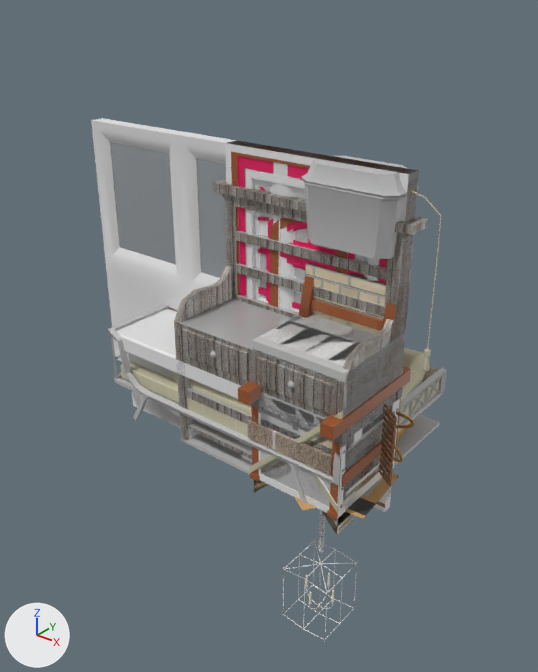
Two versions of the FBX model Assets/model/米店/米店.fbx, one commit apart.
One viewpoint serves both versions: a 50 mm camera at (3.39, -5.12, 4.47) aimed at (-1.12, 0.53, 0.97). Lighting does not change. The marker at lower left points along +X, +Y and +Z. Where no turn or scale is listed for an object, it has been applied to the vertices.

Names of what the first picture shows: '地磚', '床', '桌子1', '桌子2', '桌子3', '椅子1', '窗戶2', '窗戶4', '門1', '門2', '門3', '馬桶'.
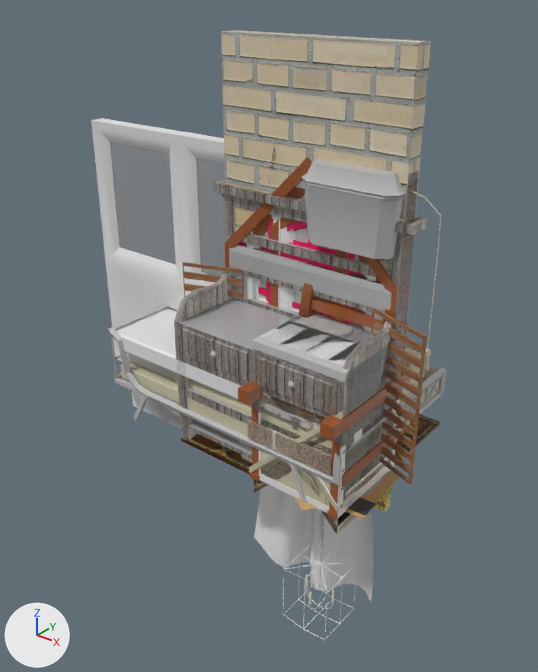
Where the newer file only moved an object's origin or applied its transform, the numbers keep the older frame.

The change, as a diff of the scene's bpy script:
```diff
--- a/Assets/model/米店/米店.fbx.py
+++ b/Assets/model/米店/米店.fbx.py
@@ img_untitled_material_basecolor_jpg @@
+img_untitled_material_basecolor_jpg = load_image('Untitled material_BaseColor.jpg', 'picture/Untitled material_BaseColor.jpg', 2048, 2048, 'sRGB')
@@ img_old_yellow__retro_asian_floor_base_color_jpg @@
+img_old_yellow__retro_asian_floor_base_color_jpg = load_image('old_yellow__Retro_Asian_Floor_Base_Color.jpg', 'picture/old_yellow__Retro_Asian_Floor_Base_Color.jpg', 2048, 2048, 'sRGB')
@@ mat_brown_tartan_cloth @@
+mat_brown_tartan_cloth = principled_material('Brown Tartan cloth')
+mat_brown_tartan_cloth.base_color = (0.8, 0.8, 0.8)  # white #e7e7e7
@@ mat_fabric @@
+mat_fabric = principled_material('Fabric')
+mat_fabric.texture = img_untitled_material_basecolor_jpg
@@ mat_old_yellow__retro_asian_floor @@
+mat_old_yellow__retro_asian_floor = principled_material('Old yellow  Retro Asian Floor')
+mat_old_yellow__retro_asian_floor.texture = img_old_yellow__retro_asian_floor_base_color_jpg
@@ me_圓形_007 @@
+me_圓形_007.from_pydata(...)  # 1468 vertices, 1419 faces; spans x -1.15..0.49, y 0.07..0.5, z -1.7..1.0
+# faces by material slot: [794, 625]
+me_圓形_007.materials.append(mat_worn_yellow_brass_metal)  # picture img_worn_yellow_brass_metal_base_color_jpg
+me_圓形_007.materials.append(mat_brown_tartan_cloth)  # white #e7e7e7
@@ me_立方體_014_1 @@
+me_立方體_014_1.from_pydata(...)  # a box spanning x -0.5..0.5, y -0.5..0.5, z 0.3..0.5
+me_立方體_014_1.materials.append(mat_doussie_wood)  # picture img_doussiewood_png
@@ me_平面_006 @@
+me_平面_006.from_pydata(...)  # a box spanning x -1.0..1.0, y -1.0..1.0, z 0.0..0.02
+me_平面_006.materials.append(mat_fabric)  # picture img_untitled_material_basecolor_jpg
@@ me_平面_011 @@
+me_平面_011.from_pydata(...)  # a box spanning x -1.0..1.0, y -1.0..1.0, z 0.0..0.04
+me_平面_011.materials.append(mat_old_yellow__retro_asian_floor)  # picture img_old_yellow__retro_asian_floor_base_color_jpg
@@ ob_窗戶2 @@
 ob_窗戶2 = bpy.data.objects.new('窗戶2', me_立方體_001)
-ob_窗戶2.location = (0.0, 0.4, 0.5)
+ob_窗戶2.location = (-0.5, 0.4, 1.0)
+ob_窗戶2.scale = (2.0, 1.0, 2.0)
@@ ob_窗戶4 @@
 ob_窗戶4 = bpy.data.objects.new('窗戶4', me_立方體_013)
-ob_窗戶4.location = (0.0, 0.4, 0.5)
+ob_窗戶4.location = (-0.5, 0.4, 1.0)
+ob_窗戶4.scale = (2.0, 1.0, 2.0)
@@ ob_窗簾_1 @@
+ob_窗簾_1 = bpy.data.objects.new('窗簾_1', me_圓形_007)
+ob_窗簾_1.location = (0.0, 0.0, 0.0)
@@ ob_梯子1_地板 @@
+ob_梯子1_地板 = bpy.data.objects.new('梯子1_地板', me_立方體_014_1)
+ob_梯子1_地板.location = (0.0, 0.0, 0.5)
@@ ob_地毯_1 @@
+ob_地毯_1 = bpy.data.objects.new('地毯_1', me_平面_006)
+ob_地毯_1.location = (-0.5, 0.5, 0.0)
@@ ob_地板_2 @@
+ob_地板_2 = bpy.data.objects.new('地板_2', me_平面_011)
+ob_地板_2.location = (-0.5, 0.5, 0.0)
```

Pixel boxes (x1, y1, x2, y2) of what changed, in the pictures (538 x 672 px):
'窗戶4', moved, rescaled (99% wider, 114% taller): before (305, 263, 410, 466); after (221, 30, 431, 466)
'窗戶2', moved, rescaled: before (379, 393, 399, 486); after (182, 245, 427, 484)
'窗簾_1', added: after (254, 485, 373, 601)
'地板_2', added (brown): after (181, 414, 440, 474)
'梯子1_地板', added: after (259, 394, 381, 436)
'地毯_1', added: after (181, 426, 437, 474)
'門2', unchanged, covered by the edit: before (225, 140, 419, 406); after (247, 172, 418, 449)
'地板', unchanged, covered by the edit: before (181, 414, 440, 474)
